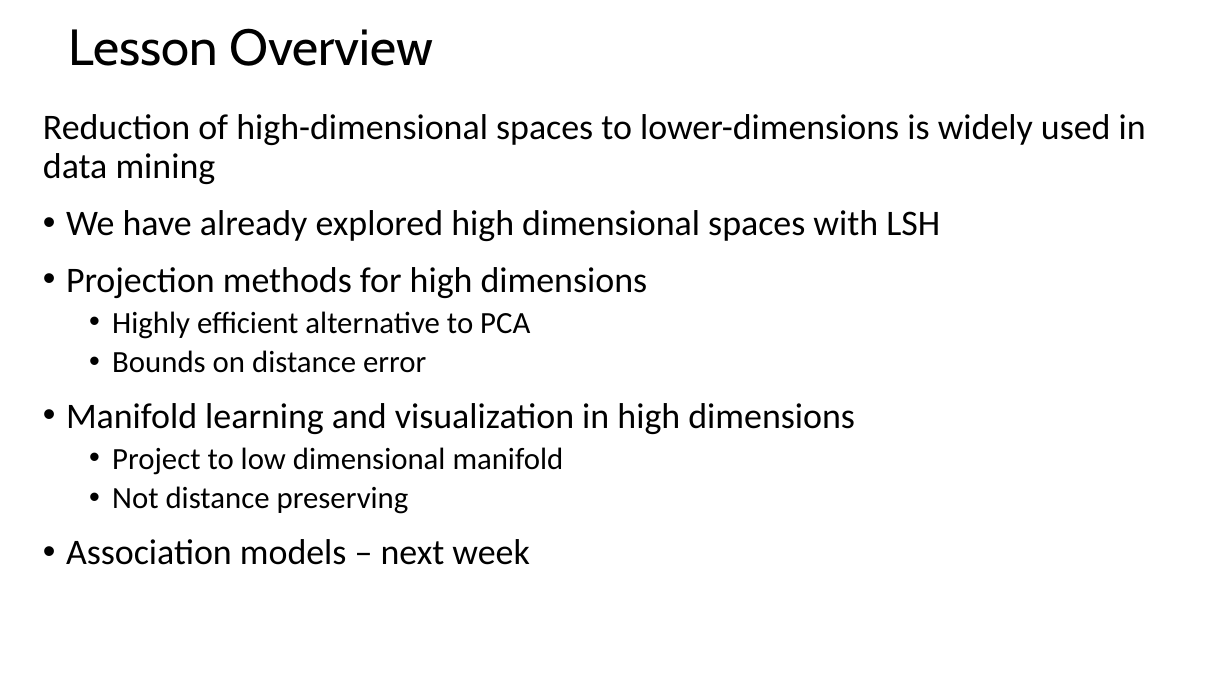
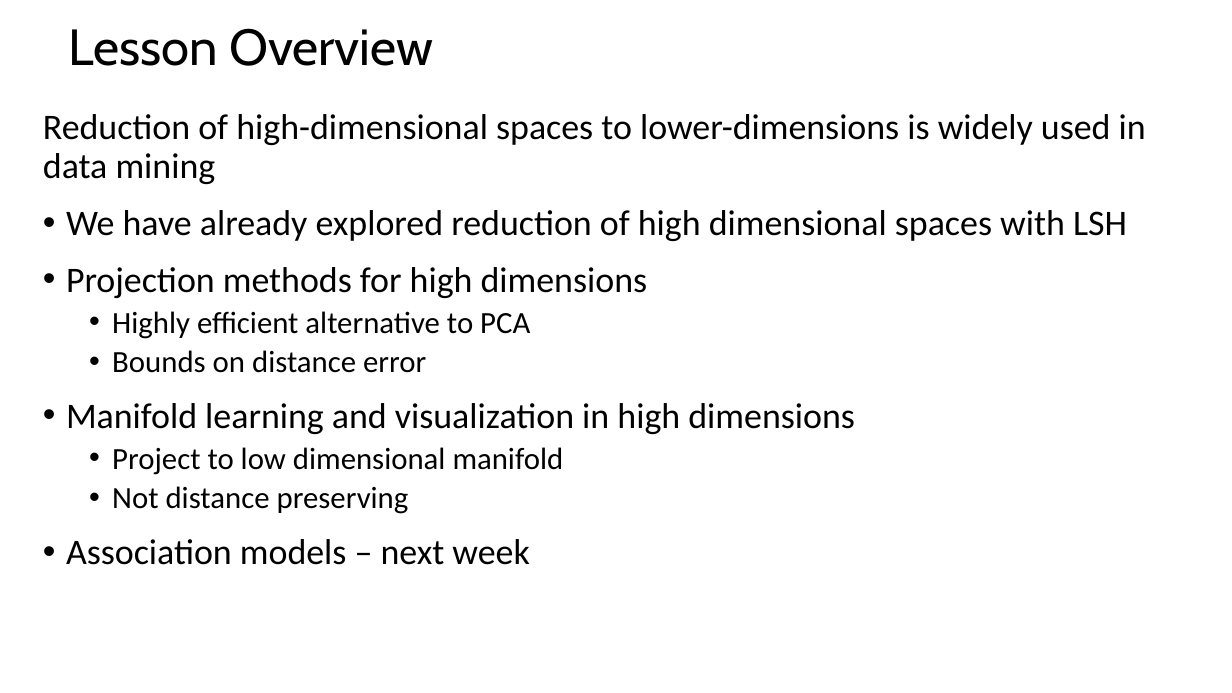
Before and after one commit to StephenElston/CSCI-E-108, a slide deck: slide 2 of slides/10_DimensionalityReduction_Part2.pptx. Drawn at 1232x693 pixels with LibreOffice and Linux fonts; fonts in the diff are those of the drawing. Boxes give left, top, right and bottom in pixels: in the first picture for what was removed or moved away, otherwise in the second. Text is boxed around its words. In the diff, an @@ line names an element or a change of style, - is before the commit and + after.

```diff
--- a/slides/10_DimensionalityReduction_Part2.pptx
+++ b/slides/10_DimensionalityReduction_Part2.pptx
@@ text at (x1=66, y1=210, x2=1127, y2=241): text changed @@
-• We have already explored high dimensional spaces with LSH
+• We have already explored reduction of high dimensional spaces with LSH
```
Also in this commit, not shown: 7 other slides changed, 6 slides added.
